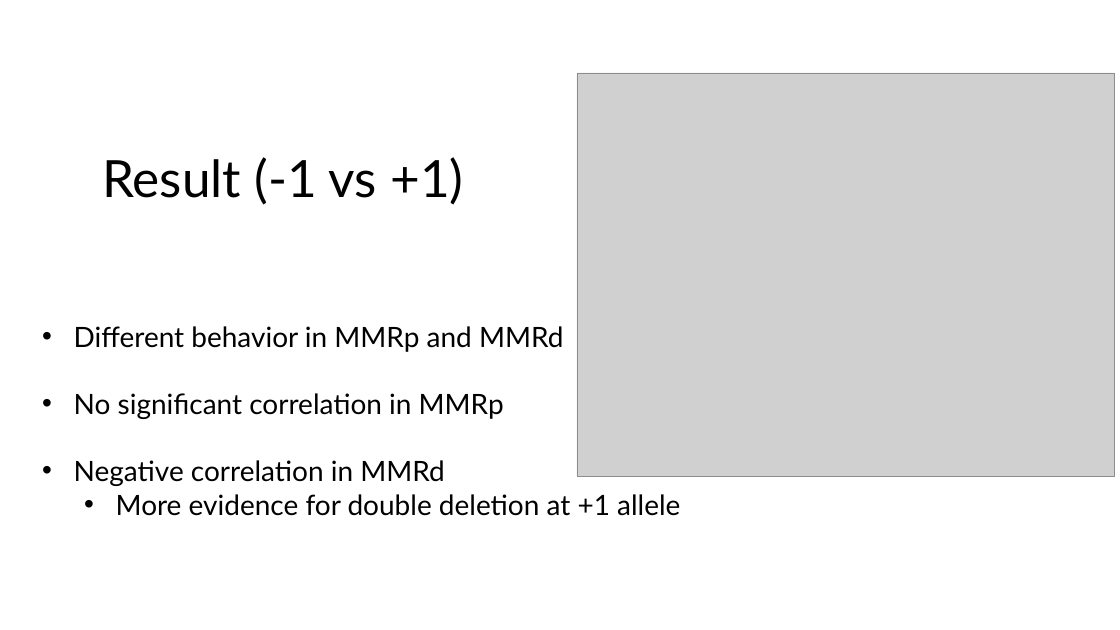
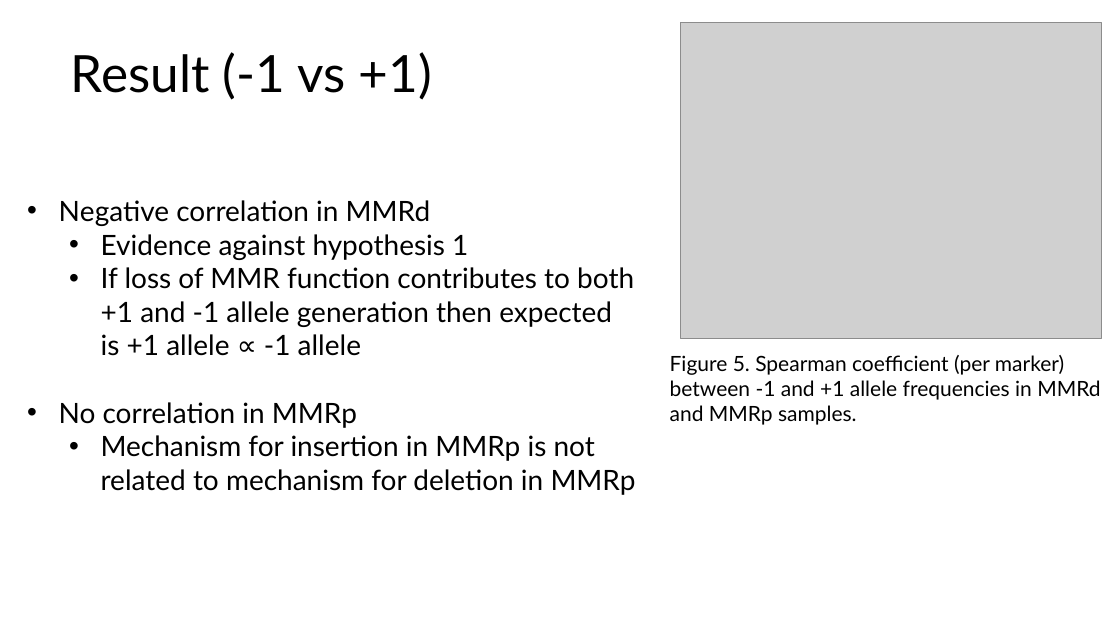
Before and after one commit to Awelson/MasterProject, a slide deck: slide 8 of Presentation1.pptx (slide 5 before the commit). Drawn at 1120x630 pixels with LibreOffice and Linux fonts; fonts in the diff are those of the drawing; grey boxes stand for pictures. Boxes give left, top, right and bottom in pixels: in the first picture for what was removed or moved away, otherwise in the second. Text is boxed around its words. In the diff, an @@ line names an element or a change of style, - is before the commit and + after.

```diff
--- a/Presentation1.pptx
+++ b/Presentation1.pptx
@@ title "Result (-1 vs +1)": place and size @@
-title "Result (-1 vs +1)" at [102,157,463,205]
+title "Result (-1 vs +1)" at [71,52,431,100]
@@ picture: place and size @@
-picture at [577,73,1115,476]
+picture at [681,23,1102,339]
@@ text "Negative correlation in MMRd": place and size @@
-text "Negative correlation in MMRd" at [74,326,680,516]
+text "Negative correlation in MMRd" at [59,200,636,495]
@@ text at [59,234,636,495]: text changed @@
-  • More evidence for double deletion at +1 allele
+  • Evidence against hypothesis 1
+  • If loss of MMR function contributes to both +1 and -1 allele generation then expected is +1 allele ∝ -1 allele
+• No correlation in MMRp
+  • Mechanism for insertion in MMRp is not related to mechanism for deletion in MMRp
@@ text at [74,326,563,419]: paragraphs removed @@
-• Different behavior in MMRp and MMRd
-• No significant correlation in MMRp
@@ text added at [670,355,1100,425], 18 pt, text #000000 @@
+Figure 5. Spearman coefficient (per marker) between -1 and +1 allele frequencies in MMRd and MMRp samples.
```
Also in this commit, not shown: 4 other slides changed, 6 slides added, 2 slides removed, 12 other files.
